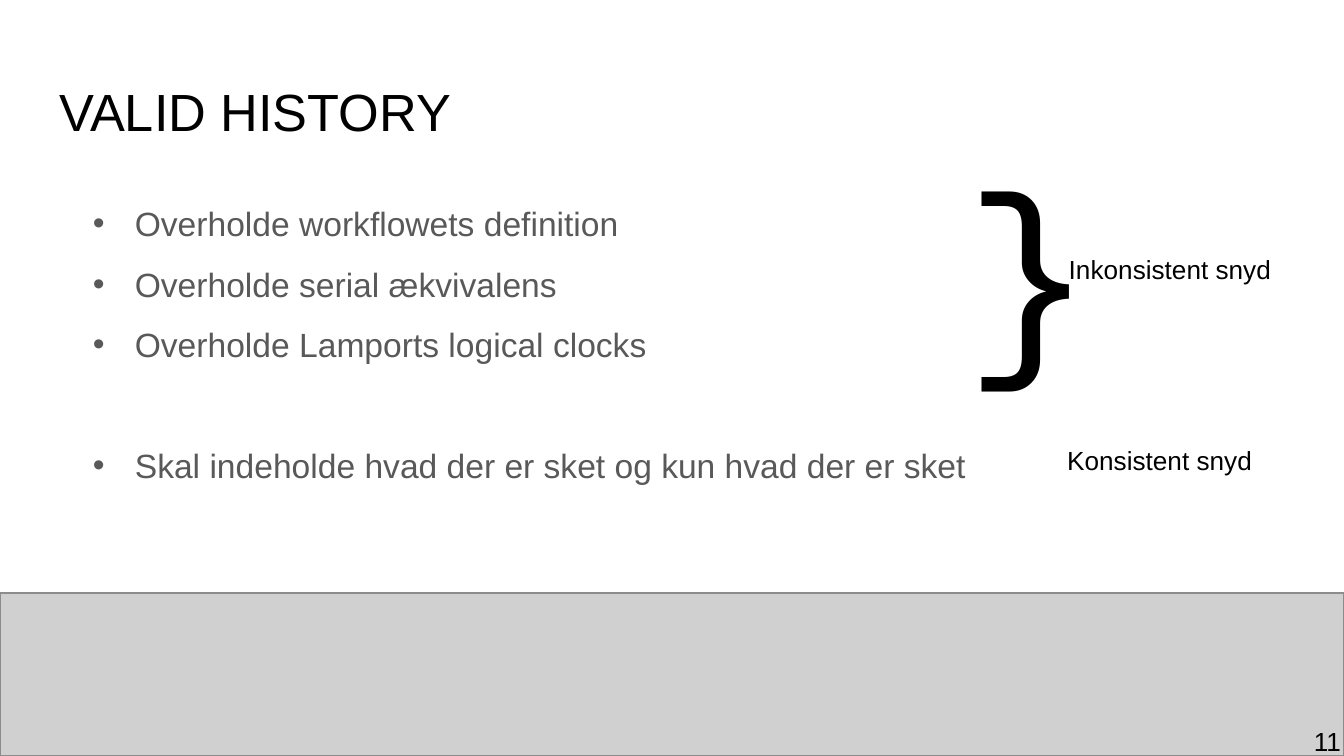
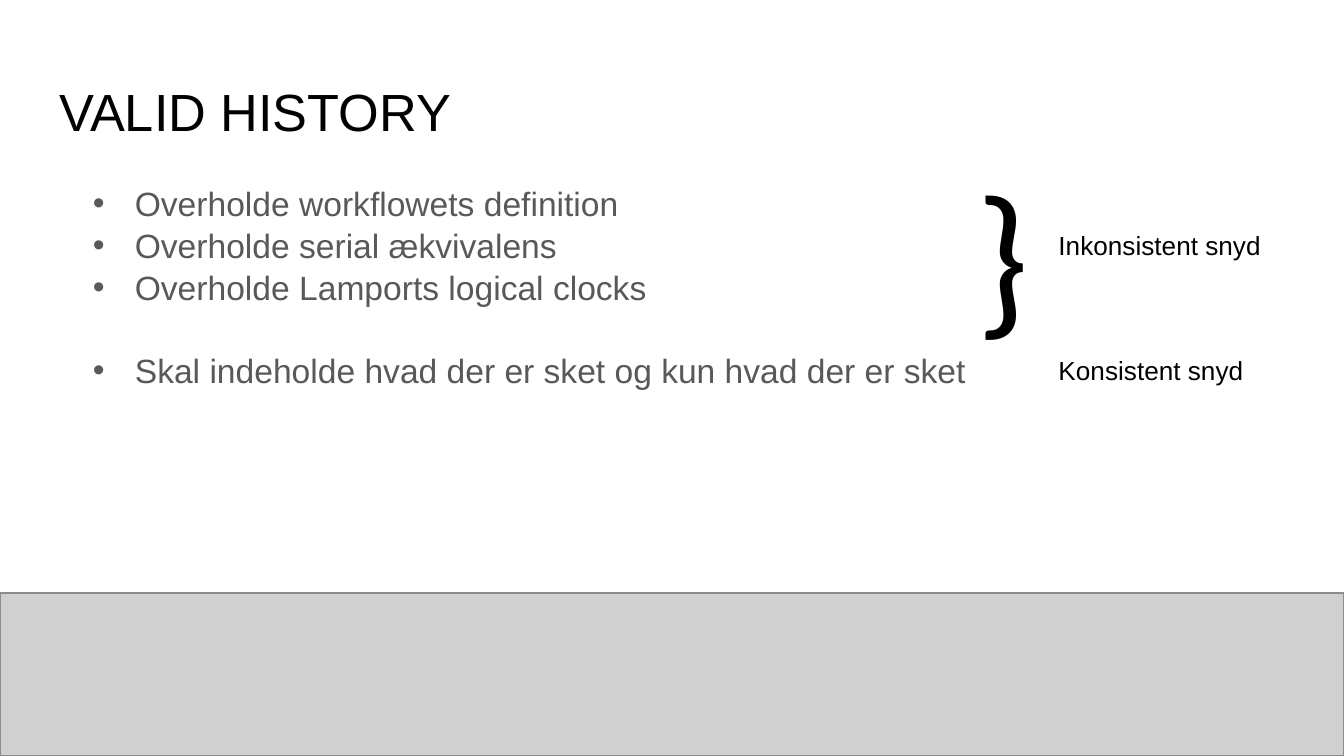
Before and after one commit to mikaellindemann/Distributed-Consensus, a slide deck: slide 14 of doc/Exam/Exam.pptx (slide 11 before the commit). Drawn at 1344x756 pixels with LibreOffice and Linux fonts; fonts in the diff are those of the drawing; grey boxes stand for pictures. Boxes give left, top, right and bottom in pixels: in the first picture for what was removed or moved away, otherwise in the second. Text is boxed around its words. In the diff, an @@ line names an element or a change of style, - is before the commit and + after.

```diff
--- a/doc/Exam/Exam.pptx
+++ b/doc/Exam/Exam.pptx
@@ text "}": place and size @@
-text "}" at [952, 120, 1156, 331]
+text "}" at [962, 136, 1167, 347]
@@ text "}" at [962, 136, 1167, 347]: size 115 to 90 pt, font Courier New to Calibri @@
@@ text "Overholde workflowets definition" at [135, 191, 966, 389]: line spacing 1.5 to 1; more space between paragraphs @@
@@ text "Inkonsistent snyd": place and size @@
-text "Inkonsistent snyd" at [1069, 260, 1271, 285]
+text "Inkonsistent snyd" at [1058, 236, 1260, 261]
@@ text "Konsistent snyd": place and size @@
-text "Konsistent snyd" at [1067, 451, 1252, 476]
+text "Konsistent snyd" at [1058, 361, 1243, 386]
@@ page number removed at [1314, 733, 1341, 756] @@
-11
```
Also in this commit, not shown: 11 other slides changed, 7 slides added, 4 slides removed, 2 other files.
